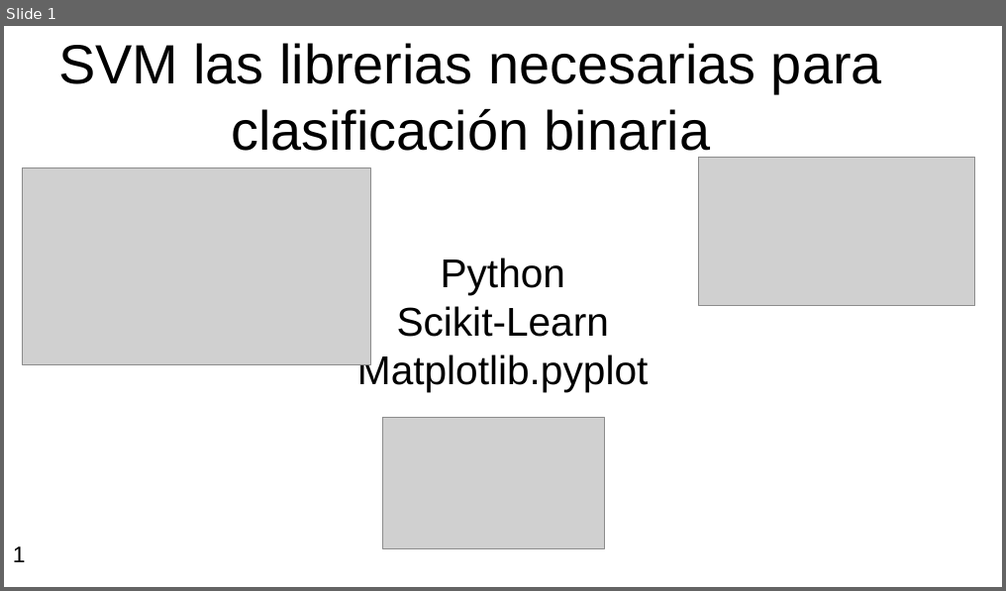
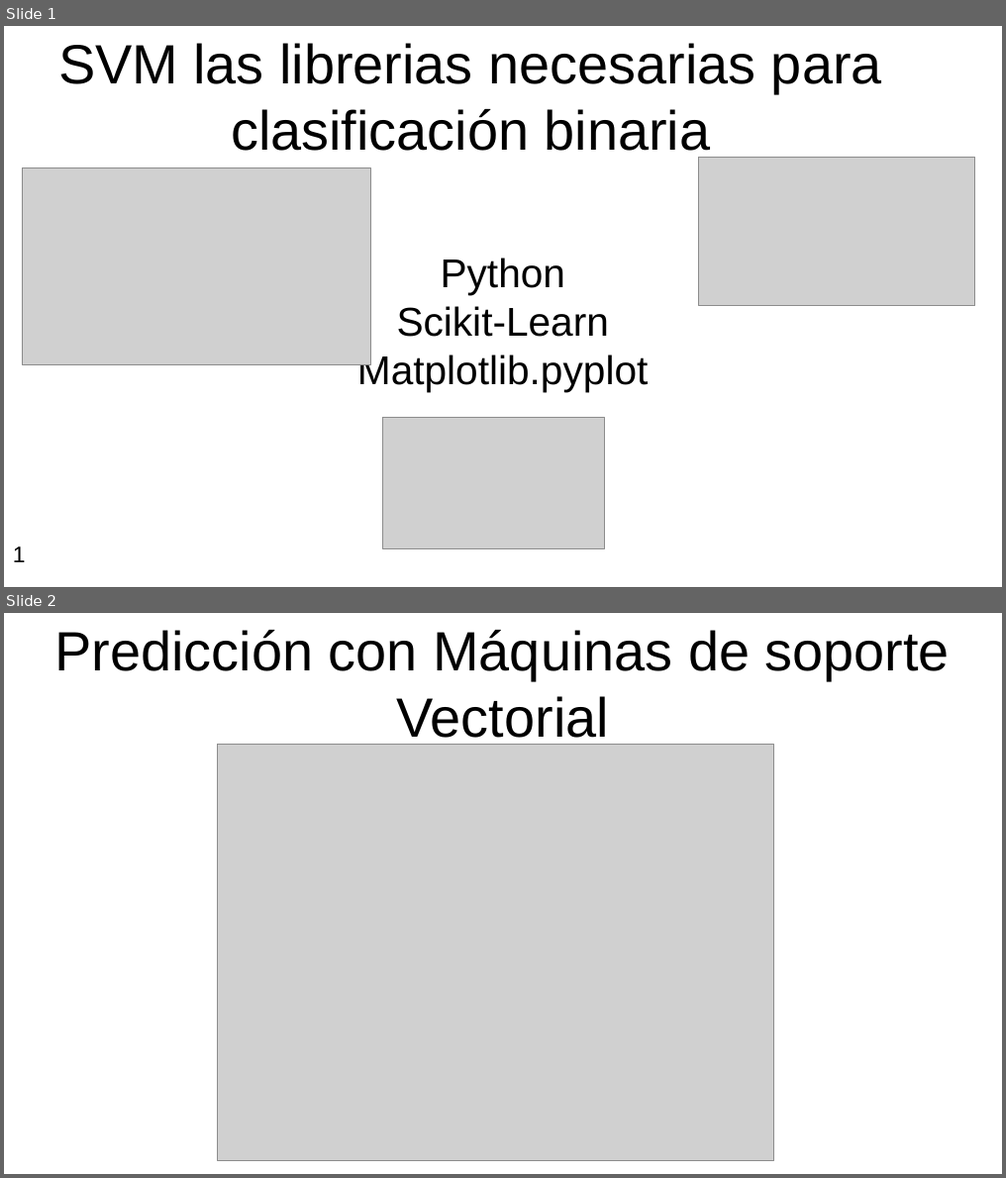
Before and after one commit to marco-canas/arima, a slide deck: presentacion_jornadas_investigacion/las diapositivas_para_mi_presentacion.odp. Shown one above the other, each under a label of ours: slide 1 before the commit, slides 1 and 2 after it. The pictures are 1006x591 and 1006x1178 pixels, drawn with LibreOffice and Linux fonts; fonts in the diff are those of the drawing; grey boxes stand for pictures. Boxes give left, top, right and bottom in pixels: in the first picture for what was removed or moved away, otherwise in the second. Text is boxed around its words. In the diff, an @@ line names an element or a change of style, - is before the commit and + after.

```diff
--- a/presentacion_jornadas_investigacion/las diapositivas_para_mi_presentacion.odp
+++ b/presentacion_jornadas_investigacion/las diapositivas_para_mi_presentacion.odp
@@ slide 2 added at (4,613,1002,1174), background #FFFFFF @@
@@ title added at (55,630,949,747), 44 pt, text #000000 @@
+Predicción con Máquinas de soporte Vectorial
@@ picture added at (218,745,773,1160) @@
```
Also in this commit, not shown: 13 other files.
